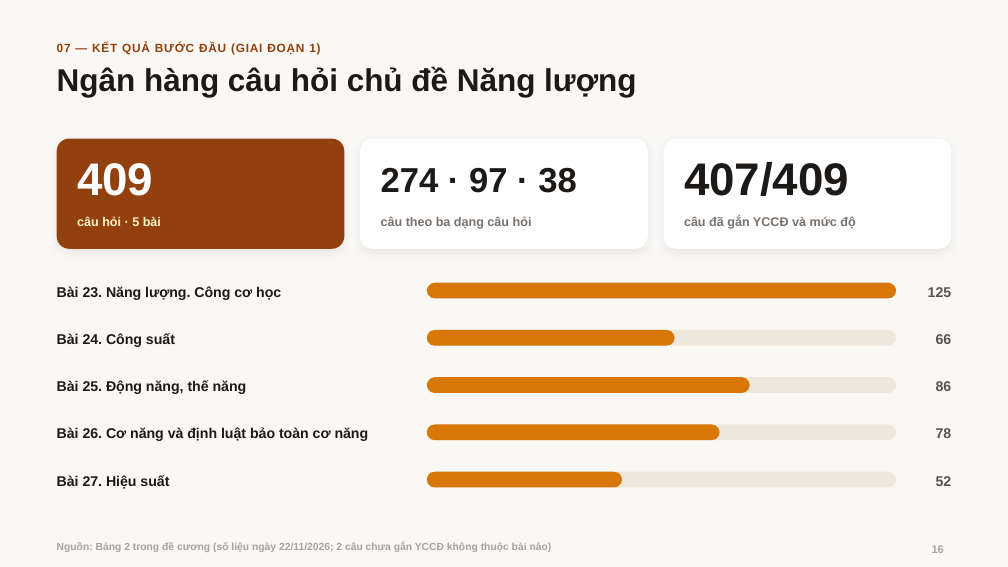
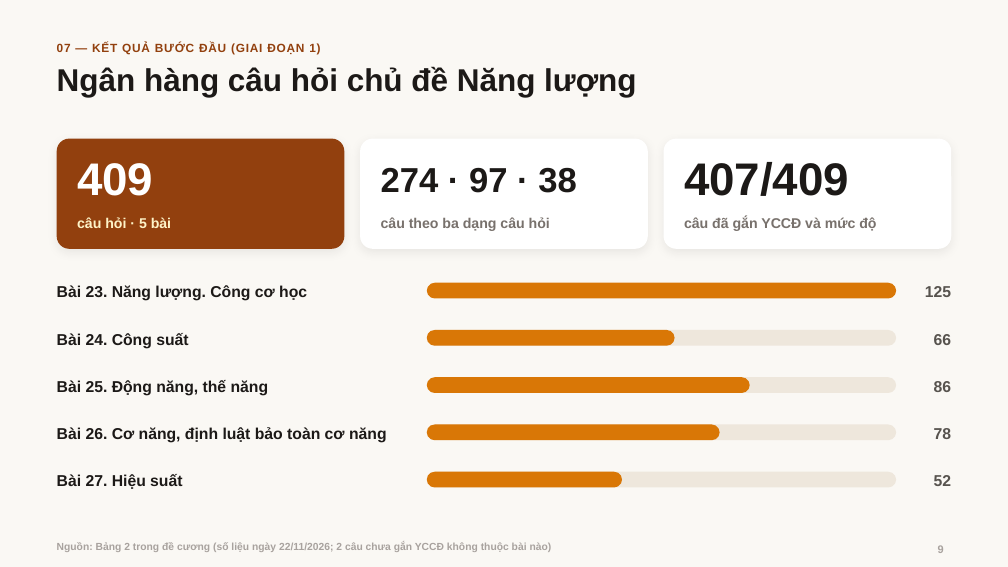
Before and after one commit to hoaihuy2609/kltn, a slide deck: slide 9 of tai-ve/Bao_cao_de_cuong.pptx (slide 16 before the commit). Drawn at 1008x567 pixels with LibreOffice and Linux fonts; fonts in the diff are those of the drawing; background and template pictures are left out. Boxes give left, top, right and bottom in pixels: in the first picture for what was removed or moved away, otherwise in the second. Text is boxed around its words. In the diff, an @@ line names an element or a change of style, - is before the commit and + after.

```diff
--- a/tai-ve/Bao_cao_de_cuong.pptx
+++ b/tai-ve/Bao_cao_de_cuong.pptx
@@ size 12 to 13.5 pt in 3 elements at bbox=[77, 217, 171, 228], bbox=[381, 217, 550, 231], bbox=[684, 217, 876, 231] @@
@@ text at bbox=[57, 427, 387, 443]: text changed; size 13.5 to 15 pt @@
-Bài 26. Cơ năng và định luật bảo toàn cơ năng
+Bài 26. Cơ năng, định luật bảo toàn cơ năng
@@ size 13.5 to 15 pt; alignment justified to left in 4 elements at bbox=[57, 285, 307, 301], bbox=[57, 333, 188, 349], bbox=[57, 380, 269, 396], bbox=[57, 474, 182, 489] @@
@@ size 13.5 to 15 pt in 5 elements at bbox=[925, 286, 951, 297], bbox=[934, 334, 952, 345], bbox=[934, 381, 952, 392], bbox=[934, 428, 952, 439], bbox=[934, 475, 952, 486] @@
@@ page number at bbox=[938, 546, 944, 553]: text changed @@
-16
+9
```
Also in this commit, not shown: 8 other slides changed, 2 slides added, 10 slides removed, 4 other files.
